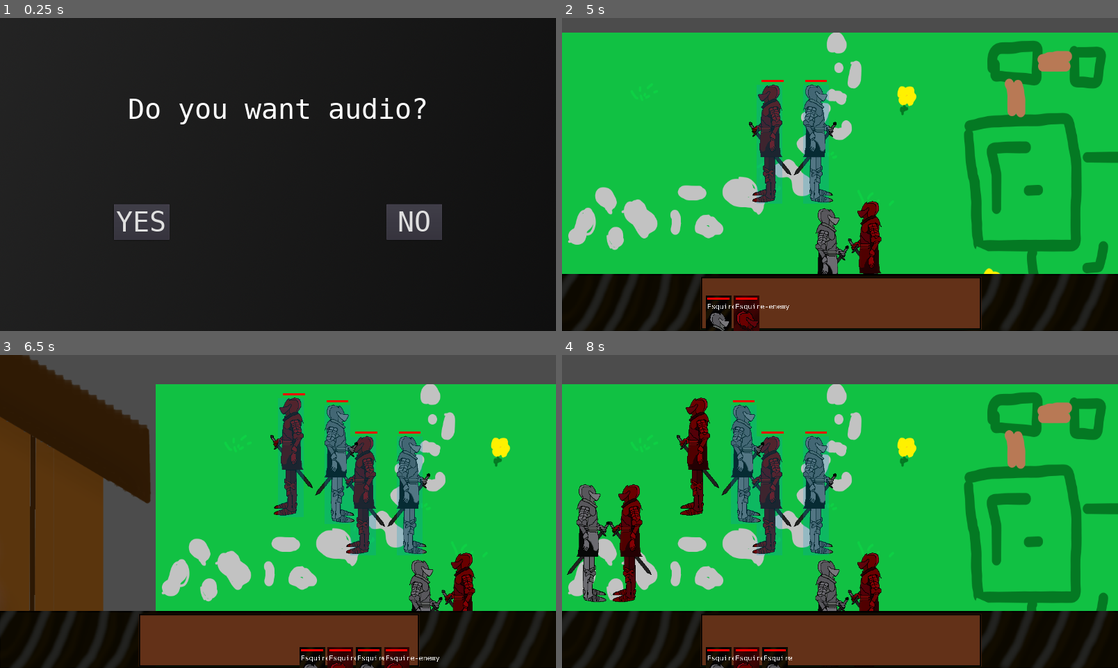
Above: before the commit, frames 1-4 (two rows, left to right).
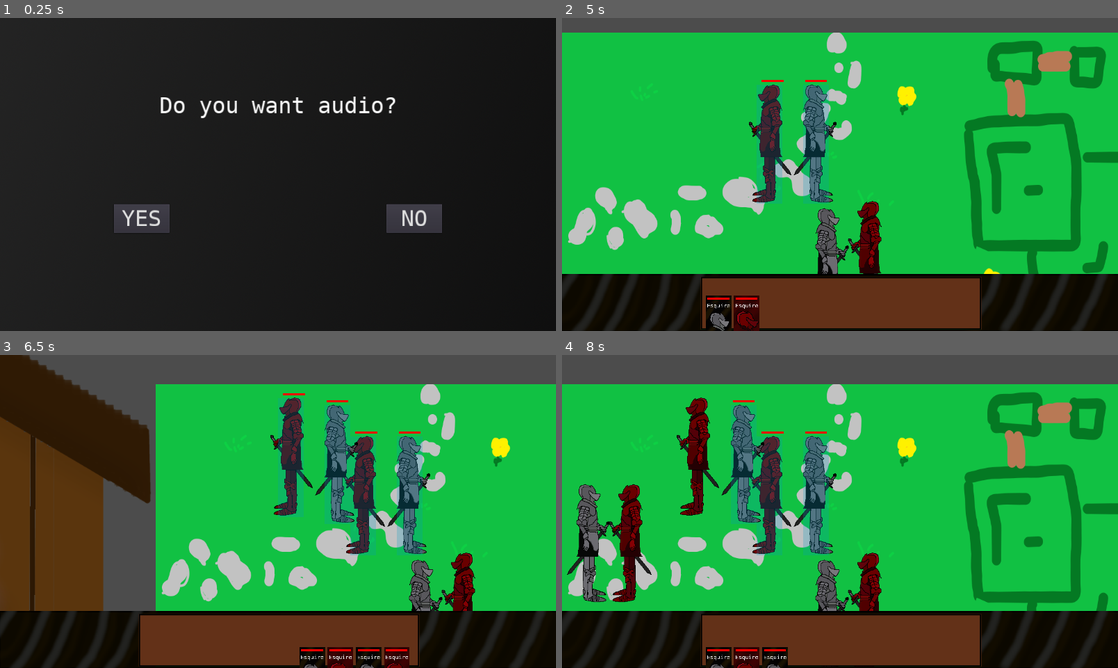
Above: after the commit, the same moments.

Repository: An0n3m0us/RSS-Godot
Game: Godot game, scene res://src/game/SettingsScene.tscn
Two runs of this game, one before a commit and one after it. Both use one fixed random seed, a clock stepped at 60 frames per second and the inputs below. This scene is started directly instead of the project's main scene.
Inputs (mouse positions are in pixels of both pictures, inside the frame that each line leads up to):
- Up to frame 1 (0.25 s): no input
- Up to frame 2 (5 s): click "YES" at 0.5 s; click (650, 115) at 1.25 s; tap Enter at 2 s; move the mouse to (812, 237) at 2.02 s; hold Right 2.03-2.75 s; tap 1 at 2.1, 3.6 s; click (812, 237) at 2.17 s; tap Up at 2.27 s; tap 2 at 2.3, 3.8 s; drag from (1006, 221) to (812, 237) at 2.77 s; move the mouse to (673, 127) at 3.52 s; hold Left 3.53-4.25 s; drag from (867, 174) to (673, 127) at 4.27 s
- Up to frame 3 (6.5 s): move the mouse to (194, 433) at 5.02 s; hold Left 5.03-5.75 s; tap 1 at 5.1 s; tap Up at 5.27 s; tap 2 at 5.3 s; drag from (400, 495) to (194, 433) at 5.77 s
- Up to frame 4 (8 s): move the mouse to (728, 527) at 6.52 s; hold Right 6.53-7.25 s; tap 1 at 6.6 s; click (728, 527) at 6.67 s; tap 2 at 6.8 s; drag from (895, 442) to (728, 527) at 7.27 s

The runs differ from the first frame. In frame 1, 2.5% of the frame differs, in the area x 20-80%, y 25-71%; in frame 2, less than 0.1%; in frame 3, 0.2%; in frame 4, 0.1%.

Commit message:
Fix text scaling

Diff:
--- a/src/fonts/default_font.tres
+++ b/src/fonts/default_font.tres
@@ -4,5 +4,7 @@
 font_path = "res://src/fonts/DejaVuSansMono.ttf"
 
 [resource]
-size = 64
+size = 52
+use_mipmaps = true
+use_filter = true
 font_data = SubResource( 1 )
--- a/src/scripts/GameScene.gd
+++ b/src/scripts/GameScene.gd
@@ -17,7 +17,7 @@
 			var player = scene.instance()
 			var rng = RandomNumberGenerator.new()
 			rng.randomize()
-			player.name = "Esquire "+str(rng.randf_range(-10.0, 10.0))
+			player.name = "Esquire-"+str(rng.randf_range(-10.0, 10.0))
 			player.position = get_global_mouse_position()
 			player.target = player.position
 			get_node("Units").add_child(player)
@@ -26,7 +26,7 @@
 			var player = scene.instance()
 			var rng = RandomNumberGenerator.new()
 			rng.randomize()
-			player.name = "Esquire-enemy "+str(rng.randf_range(-10.0, 10.0))
+			player.name = "Esquire-enemy-"+str(rng.randf_range(-10.0, 10.0))
 			player.position = get_global_mouse_position()
 			player.target = player.position
 			get_node("Units").add_child(player)
@@ -84,6 +84,6 @@
 					uniticon.get_child(0).texture = load("res://assets/images/unitpanel/enemyicon.png")
 				uniticon.set_name(list[unit].name)
 				uniticon.position = Vector2(360+(i*50)+(i*15), 655)
-				uniticon.get_child(1).set_text(list[unit].name.split(" ")[0])
+				uniticon.get_child(1).set_text(list[unit].name.split("-")[0])
 				uniticon.get_child(3).set_size(Vector2(list[unit].health*5, 5))
 				get_node("UnitPanel").add_child(uniticon)
--- a/src/unitpanel/UnitIcon.tscn
+++ b/src/unitpanel/UnitIcon.tscn
@@ -11,10 +11,10 @@
 texture = ExtResource( 1 )
 
 [node name="Label" type="Label" parent="."]
-margin_left = -26.0
-margin_top = -34.0
-margin_right = 183.0
-margin_bottom = 42.0
+margin_left = -28.0
+margin_top = -34.2635
+margin_right = 199.0
+margin_bottom = 32.7365
 rect_scale = Vector2( 0.25, 0.25 )
 rect_clip_content = true
 size_flags_vertical = 1
Not shown, changed: .pck
